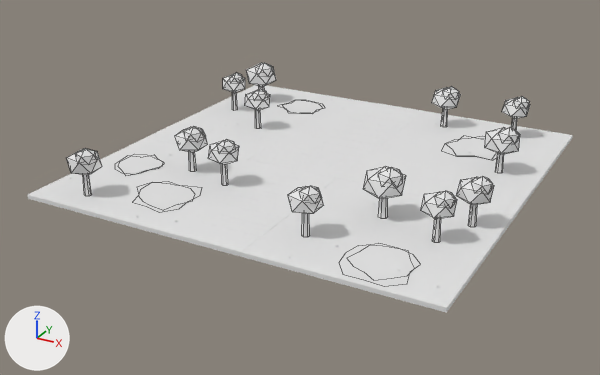
A saved change to the Blender file ArtSource/SH10_Floors_v02/Blender/SH10_L07_Floor.blend.
One viewpoint serves both versions: a 50 mm lens placed at (17.5, -34.3, 15.5), pointed at (-0.6, -1.4, -1.0). Lighting does not change. The marker at lower left points along +X, +Y and +Z. The first picture is the older version. Mesh edges are drawn as thin lines on the coarser meshes.

Names of what the first picture shows: 'SH10_L07_Floor', 'SH10_L07_Floor_Obstacles'.
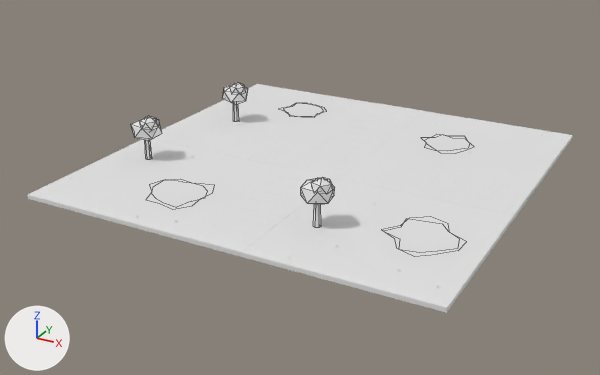
Where the change shows, as pixel boxes (x1, y1, x2, y2) in the pictures (600 x 375 px; the box of a moved part takes in the faces that stretch with it):
'SH10_L07_Floor_Obstacles', reshaped (26% narrower, 22% shorter): before (67, 63, 530, 286); after (131, 82, 474, 256)
part 1 of me_rim_005, moved or reshaped: before (133, 182, 202, 212); after (146, 180, 214, 209)
part 2 of me_rim_005, moved or reshaped: before (138, 182, 195, 210); after (151, 179, 208, 207)
part 3 of me_rim_005, moved or reshaped: before (282, 100, 322, 113); after (284, 103, 324, 117)
part 4 of me_rim_005, moved or reshaped: before (189, 152, 197, 172); after (145, 140, 152, 160)
part 5 of me_rim_005, moved or reshaped: before (67, 149, 102, 175); after (131, 117, 162, 140)
part 6 of me_rim_005, moved or reshaped: before (184, 126, 203, 143); after (139, 116, 157, 131)
part 7 of me_rim_005, moved or reshaped: before (255, 110, 261, 129); after (233, 104, 239, 122)
part 8 of me_rim_005, moved or reshaped: before (245, 90, 270, 111); after (222, 83, 248, 104)
part 9 of me_rim_005, moved or reshaped: before (253, 89, 268, 101); after (230, 82, 246, 95)
part 10 of me_rim_005, moved or reshaped: before (302, 213, 310, 237); after (313, 204, 321, 228)
part 11 of me_rim_005, moved or reshaped: before (288, 186, 324, 214); after (301, 178, 335, 205)
part 12 of me_rim_005, moved or reshaped: before (299, 186, 321, 204); after (312, 177, 332, 195)
part 13 of me_rim_005, rebuilt: before (442, 136, 498, 160); after (430, 134, 474, 153)
part 14 of me_rim_005, deleted: before (75, 63, 530, 243)
part 15 of me_rim_005, moved or reshaped: before (278, 100, 496, 286); after (280, 103, 470, 256)

Patch to the scene script:
```diff
--- a/ArtSource/SH10_Floors_v02/Blender/SH10_L07_Floor.blend.py
+++ b/ArtSource/SH10_Floors_v02/Blender/SH10_L07_Floor.blend.py
@@ me_rim_005 @@
 # used by ob_sh10_l07_floor_obstacles; location = (0.0, 0.0, 0.0)
-me_rim_005.from_pydata(...)  # 588 vertices, 634 faces; spans x -9.1..9.5, y -9.7..8.9, z 0.0..2.5
+me_rim_005.from_pydata(...)  # 204 vertices, 152 faces; spans x -8.7..9.0, y -8.1..7.9, z 0.0..2.4
+# me_rim_005 part 1: the loose piece of 12 vertices spanning x -6.1..-3.0, y -8.6..-5.5, z 0.0 is moved by (0.3, 0.5, 0.0)
+# me_rim_005 part 2: the loose piece of 12 vertices spanning x -5.8..-3.0, y -8.4..-5.8, z 0.0 is moved by (0.3, 0.5, 0.0)
+# me_rim_005 part 3: the loose piece of 12 vertices spanning x -6.3..-4.0, y 6.0..8.2, z 0.0 is moved by (0.4, -0.5, 0.0)
+# me_rim_005 part 4: the loose piece of 12 vertices spanning x -5.2..-4.9, y -4.2..-3.9, z 0.0..1.2 is moved by (-2.9, 0.2, 0.0)
+# me_rim_005 part 5: the loose piece of 12 vertices spanning x -8.3..-6.8, y -9.4..-7.9, z 1.0..2.2 is moved by (-0.4, 4.9, 0.0)
+# me_rim_005 part 6: the loose piece of 12 vertices spanning x -5.2..-4.3, y -4.7..-3.8, z 1.5..2.4 is moved by (-2.9, 0.2, 0.0)
+# me_rim_005 part 7: the loose piece of 12 vertices spanning x -5.6..-5.4, y 2.6..2.9, z 0.0..1.2 is moved by (-1.7, 0.4, 0.0)
+# me_rim_005 part 8: the loose piece of 12 vertices spanning x -6.2..-4.8, y 2.1..3.4, z 1.0..2.2 is turned 63.2 degrees about the z axis through its middle and scaled by 1.05, then moved by (-1.7, 0.4, 0.0)
+# me_rim_005 part 9: the loose piece of 12 vertices spanning x -5.7..-4.8, y 2.2..3.0, z 1.6..2.3 is moved by (-1.7, 0.4, 0.0)
+# me_rim_005 part 10: the loose piece of 12 vertices spanning x 2.9..3.2, y -7.7..-7.4, z 0.0..1.2 is moved by (0.0, 1.0, 0.0)
+# me_rim_005 part 11: the loose piece of 12 vertices spanning x 2.3..3.8, y -8.2..-6.8, z 1.0..2.2 is turned 10.8 degrees about the z axis through its middle, then moved by (0.0, 1.0, 0.0)
+# me_rim_005 part 12: the loose piece of 12 vertices spanning x 2.9..3.8, y -8.1..-7.3, z 1.5..2.4 is moved by (0.0, 1.0, 0.0)
+# me_rim_005 part 13: the loose piece of 12 vertices spanning x 4.4..7.9, y 3.9..7.3, z 0.0 is rebuilt with 12 vertices and now spans x 3.3..5.9, y 4.0..6.9, z 0.0
+# me_rim_005 part 14: 32 loose pieces with 384 vertices, spanning x -9.1..9.5, y -9.3..8.9, z 0.0..2.5, are deleted
+# me_rim_005 part 15
+# 47 vertices are removed from x -6.5..8.2, y -9.7..8.4, z 0.0
+# 4 faces are deleted
+# 1 vertex moves within x -3.9, y 7.7, z 0.0
+# 47 vertices are added at x -6.2..9.0, y -7.1..7.9, z 0.0
+# 2 new faces join them, mat_sh10_l07_floor_wetsand (white #e7e7e7)
+# 2 new faces join them, mat_sh10_l07_floor_water (white #e7e7e7)
 me_rim_005.materials.append(mat_sh10_l07_floor_wetsand)
```
